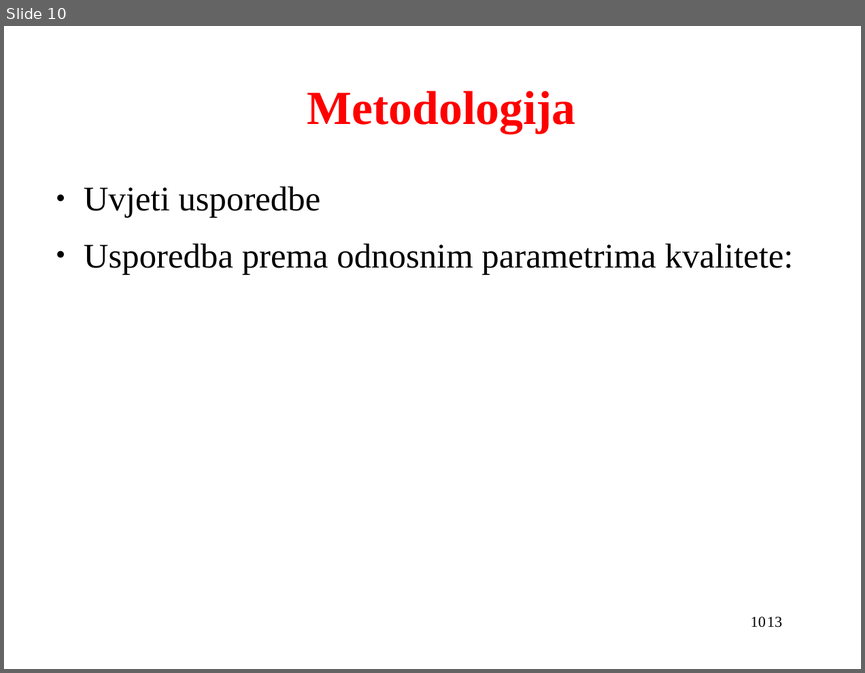
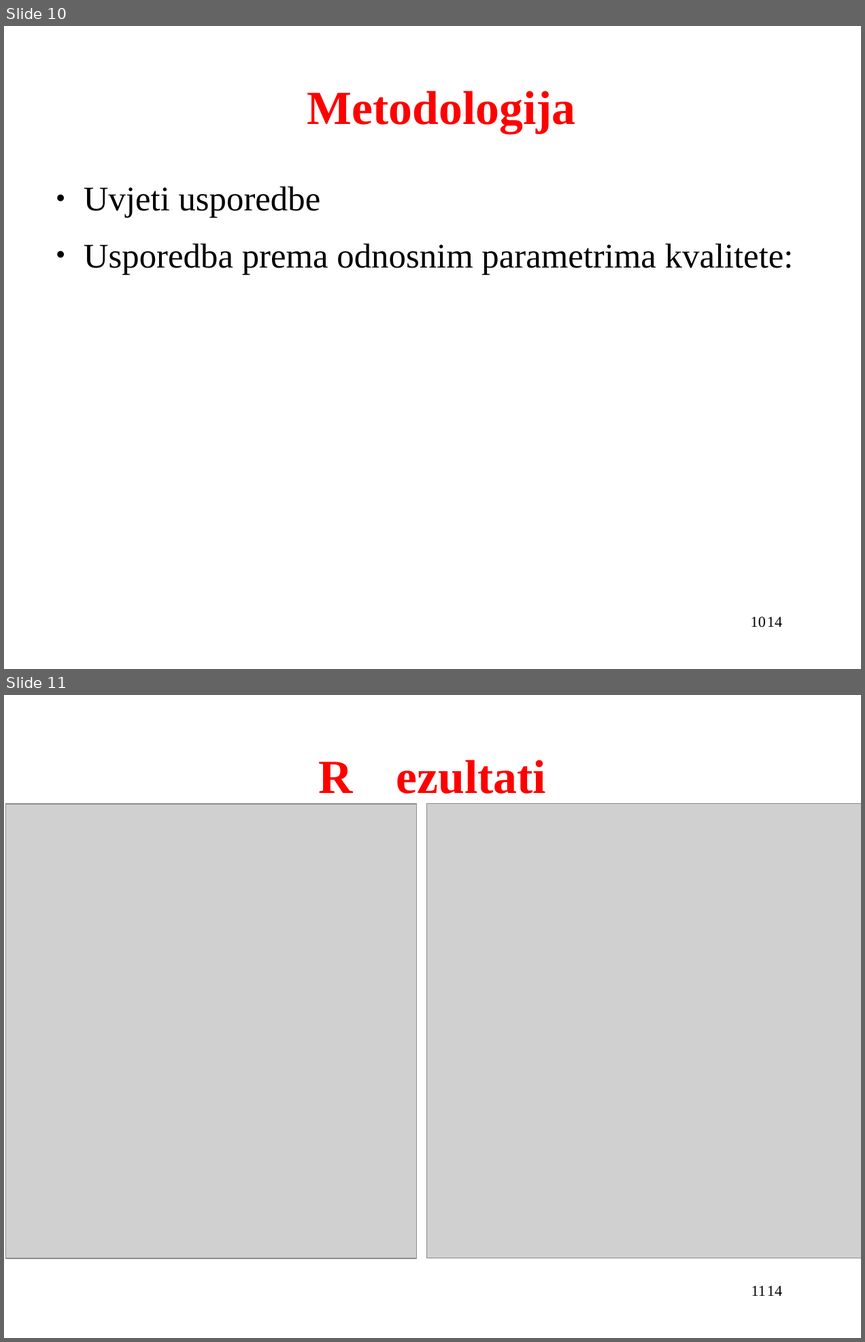
Before and after one commit to VjeraTurk/Master-s-Thesis, a slide deck: Prezentacija.odp. Shown one above the other, each under a label of ours: slide 10 before the commit, slides 10 and 11 after it. The pictures are 865x673 and 865x1342 pixels, drawn with LibreOffice and Linux fonts; fonts in the diff are those of the drawing; grey boxes stand for pictures. Boxes give left, top, right and bottom in pixels: in the first picture for what was removed or moved away, otherwise in the second. Text is boxed around its words. In the diff, an @@ line names an element or a change of style, - is before the commit and + after.

```diff
--- a/Prezentacija.odp
+++ b/Prezentacija.odp
@@ slide 11 added at (4, 695, 861, 1338), background #FFFFFF; not listed: 1 template element that a slide beside it also shows @@
@@ title added at (318, 760, 546, 794), 44 pt, text #FF0000, bold @@
+R ezultati
@@ picture added at (5, 804, 417, 1259) @@
@@ picture added at (427, 803, 861, 1258) @@
@@ page number added at (751, 1285, 766, 1295), 14 pt, text #000000 @@
+11
@@ slide 10 changed as well @@
@@ text at (767, 616, 782, 626): text changed @@
-13
+14
```
Also in this commit, not shown: 12 other slides changed, 3 other files.
